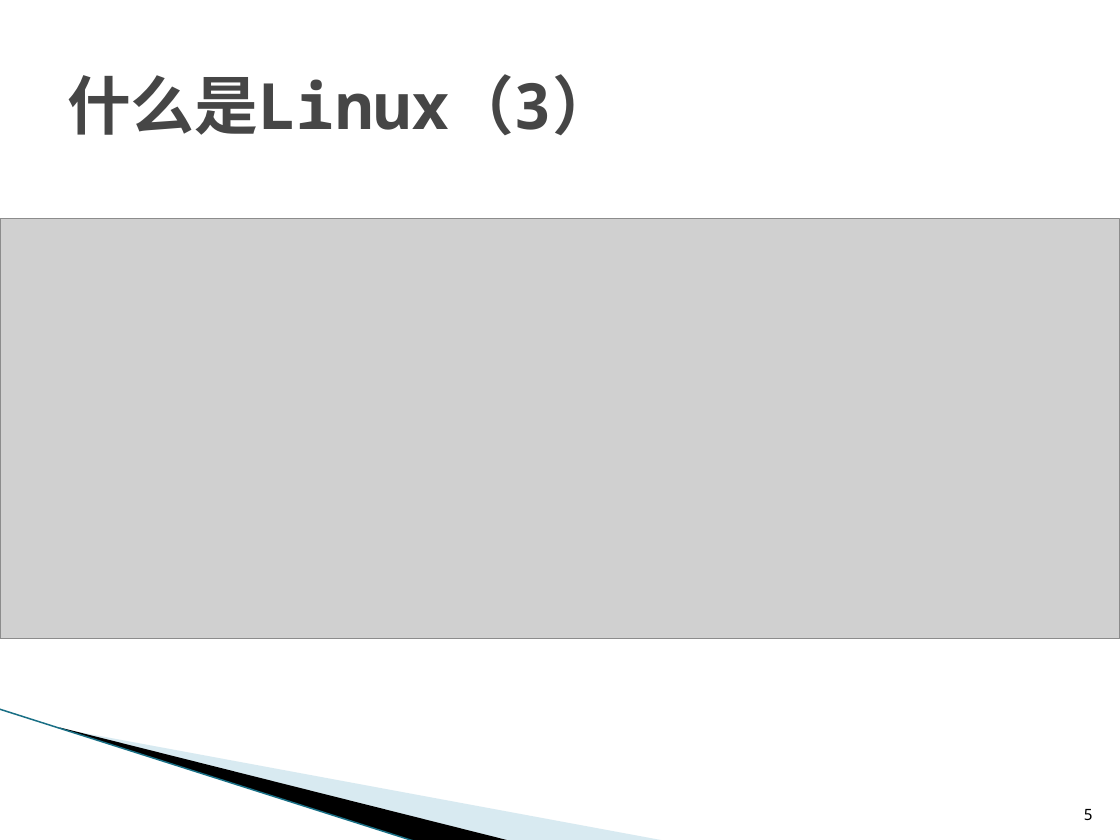
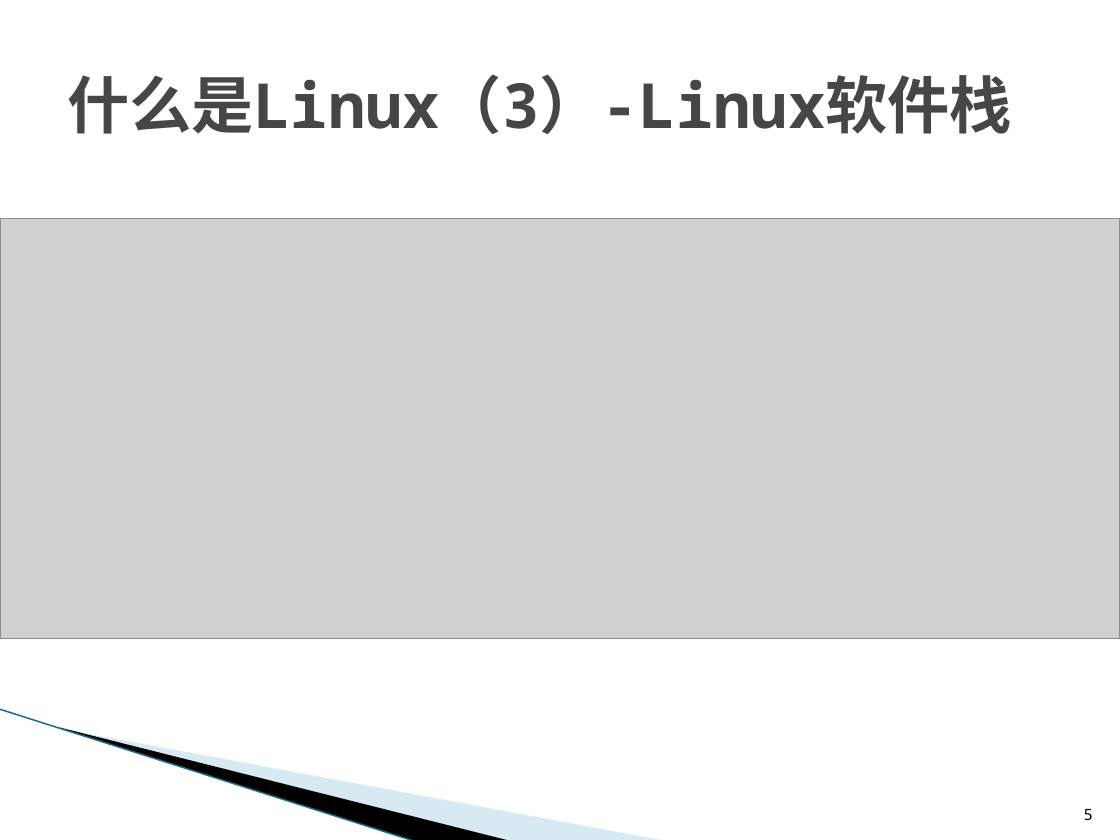
Before and after one commit to L3w1s-L1u/a_linux_prime, a slide deck: slide 5 of linux_introduction/Linux_Intro.pptx. Drawn at 1120x840 pixels with LibreOffice and Linux fonts; fonts in the diff are those of the drawing; grey boxes stand for pictures; background and template pictures are left out. Boxes give left, top, right and bottom in pixels: in the first picture for what was removed or moved away, otherwise in the second. Text is boxed around its words. In the diff, an @@ line names an element or a change of style, - is before the commit and + after.

```diff
--- a/linux_introduction/Linux_Intro.pptx
+++ b/linux_introduction/Linux_Intro.pptx
@@ title at <box>67,74,1012,134</box>: text changed; size 41 to 40 pt @@
-什么是Linux（3）
+什么是Linux（3）-Linux软件栈
```
Also in this commit, not shown: 10 other slides changed, 2 slides added, 1 slide removed, 2 other files.
